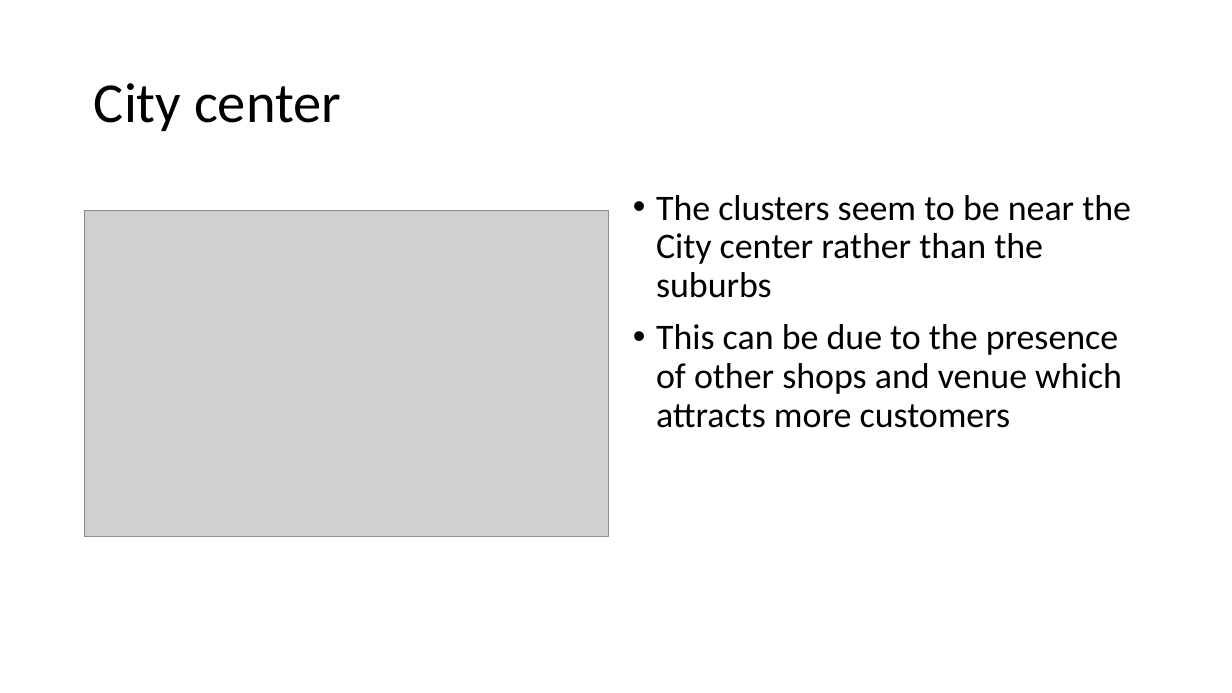
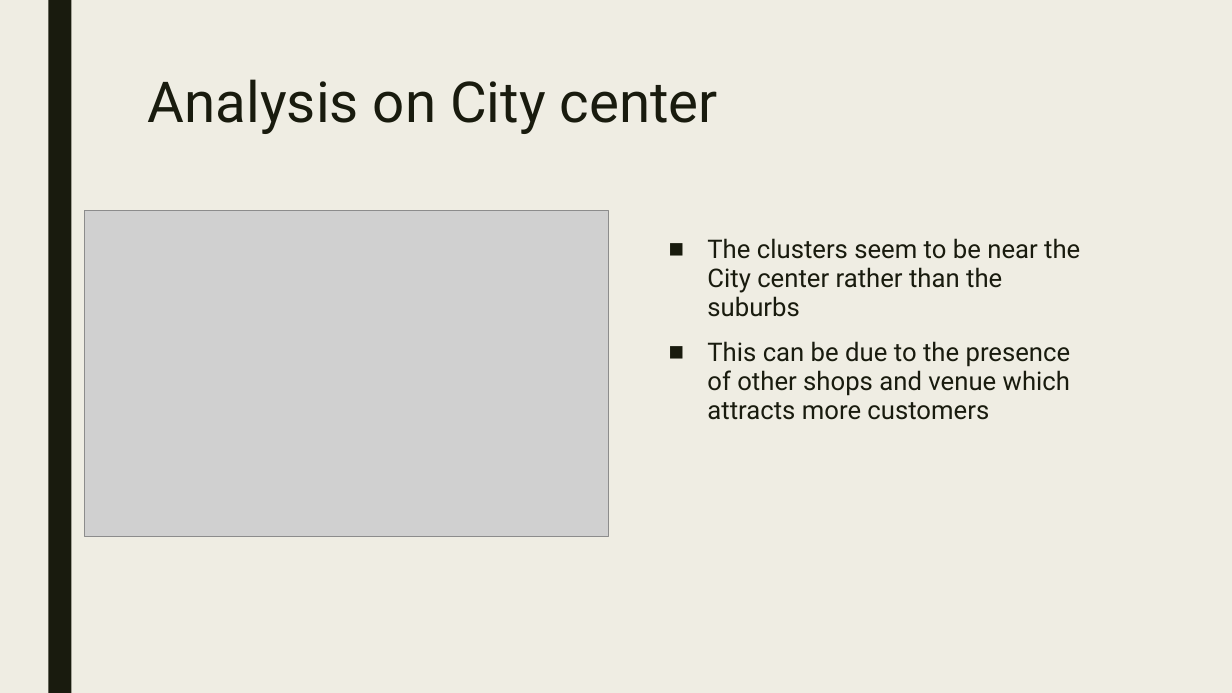
Before and after one commit to muthu5/Coursera_Capstone, a slide deck: slide 6 of Deck.pptx (slide 3 before the commit). Drawn at 1232x693 pixels with LibreOffice and Linux fonts; fonts in the diff are those of the drawing; grey boxes stand for pictures. Boxes give left, top, right and bottom in pixels: in the first picture for what was removed or moved away, otherwise in the second. Text is boxed around its words. In the diff, an @@ line names an element or a change of style, - is before the commit and + after.

```diff
--- a/Deck.pptx
+++ b/Deck.pptx
@@ background #FFFFFF to #EFEDE3 @@
@@ rectangle added at (x1=48, y1=0, x2=71, y2=693), fill #191B0E @@
@@ title "Analysis on City center" at (x1=148, y1=79, x2=718, y2=134): vertical alignment middle to top @@
@@ title at (x1=148, y1=79, x2=718, y2=134): text changed; font Calibri to Roboto; text colour #000000 to #191B0E @@
-City center
+Analysis on City center
@@ text "The clusters seem to be ..." moved from (x1=656, y1=195, x2=1131, y2=428) to (x1=707, y1=238, x2=1080, y2=420) @@
@@ text "The clusters seem to be ..." at (x1=707, y1=238, x2=1080, y2=420): size 28 to 20 pt, font Calibri to Roboto, text colour #000000 to #191B0E; bullet • to ■; line spacing 0.9 to 0.94; more space between paragraphs @@
```
Also in this commit, not shown: 6 other slides changed, 3 slides added, 1 other file.
